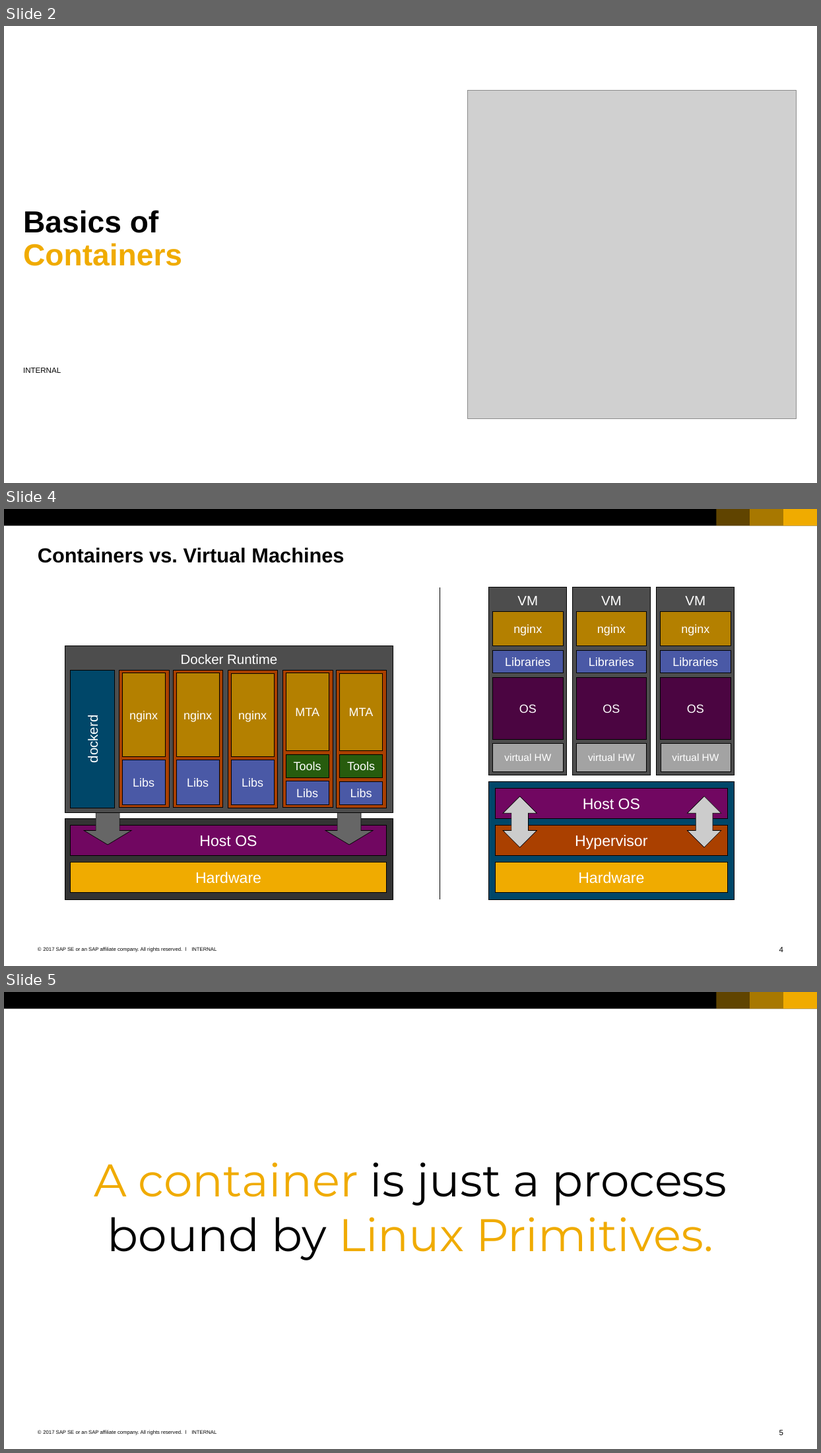
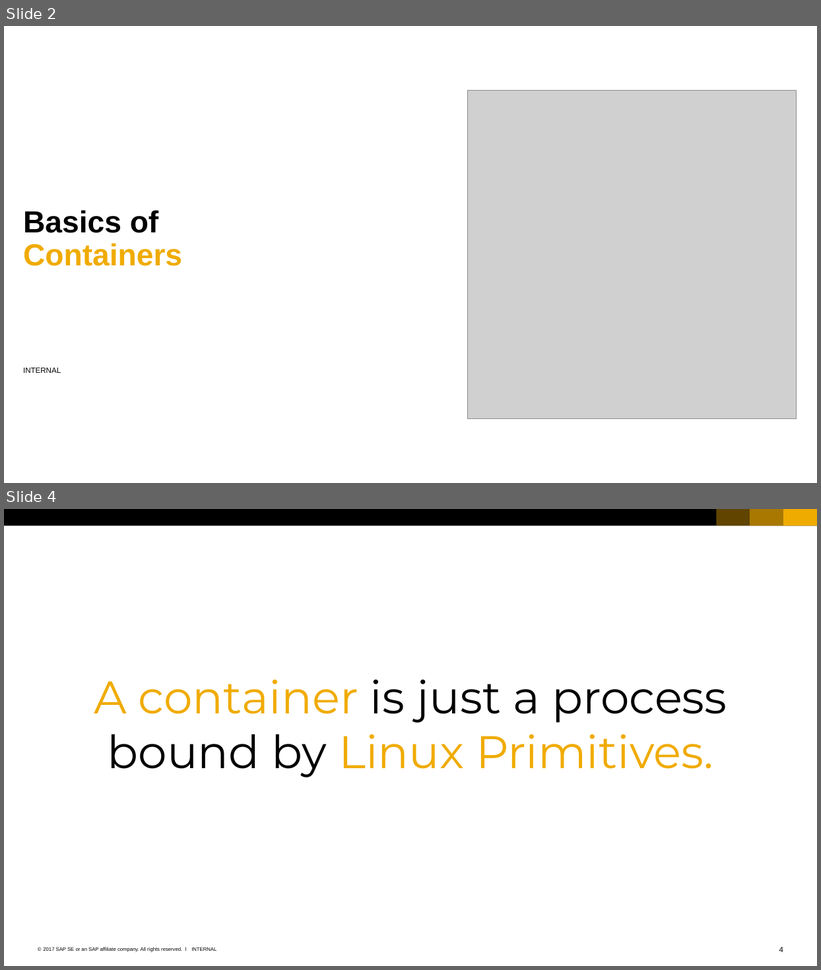
Before and after one commit to cuijiyao01/docker-k8s-training, a slide deck: docker/01_Basics_of_containers.pptx. Shown one above the other, each under a label of ours: slides 2, 4 and 5 before the commit, slides 2 and 4 after it; the slides between them are not shown. The pictures are 821x1453 and 821x970 pixels, drawn with LibreOffice and Linux fonts; fonts in the diff are those of the drawing; grey boxes stand for pictures; background and template pictures are left out. Boxes give left, top, right and bottom in pixels: in the first picture for what was removed or moved away, otherwise in the second. Text is boxed around its words. In the diff, an @@ line names an element or a change of style, - is before the commit and + after.

Commit message:
First set of Docker refactoring.

```diff
--- a/docker/01_Basics_of_containers.pptx
+++ b/docker/01_Basics_of_containers.pptx
@@ slide 4 removed at [4,509,817,966], background #FFFFFF; not listed: 7 template elements that a slide beside it also shows @@
@@ title removed at [38,547,344,563] @@
-Containers vs. Virtual Machines
@@ line removed from (440, 587) to (440, 900) @@
@@ rectangle removed at [488,587,566,775] @@
-VM
@@ rectangle removed at [493,611,563,646] @@
-nginx
@@ rectangle removed at [65,646,393,813] @@
-Docker Runtime
@@ rectangle removed at [493,650,563,673] @@
-Libraries
@@ rectangle removed at [71,671,114,808] @@
-dockerd
@@ rectangle removed at [119,671,168,808] @@
@@ rectangle removed at [122,673,165,757] @@
-nginx
@@ rectangle removed at [173,671,223,808] @@
@@ rectangle removed at [176,673,219,757] @@
-nginx
@@ rectangle removed at [228,671,278,808] @@
@@ rectangle removed at [231,673,274,757] @@
-nginx
@@ rectangle removed at [493,677,563,739] @@
-OS
@@ rectangle removed at [493,744,563,772] @@
-virtual HW
@@ group removed at [572,587,650,775]: 5 rectangles @@
-VM
-OS
-Libraries
-nginx
-virtual HW
@@ group removed at [656,587,734,775]: 5 rectangles @@
-VM
-OS
-Libraries
-nginx
-virtual HW
@@ rectangle removed at [122,760,165,805] @@
-Libs
@@ rectangle removed at [176,760,219,805] @@
-Libs
@@ rectangle removed at [231,760,274,805] @@
-Libs
@@ group removed at [283,671,333,808]: 4 rectangles @@
-Libs
-MTA
-Tools
@@ group removed at [336,671,386,808]: 4 rectangles @@
-Libs
-MTA
-Tools
@@ rectangle removed at [488,782,734,900] @@
@@ rectangle removed at [495,788,727,819] @@
-Host OS
@@ up down arrow removed at [502,796,537,848] @@
@@ up down arrow removed at [687,796,721,848] @@
@@ group removed at [65,808,393,900]: 2 rectangles, 2 down arrows @@
-Host OS
@@ rectangle removed at [495,825,727,855] @@
-Hypervisor
@@ rectangle removed at [71,862,387,892] @@
-Hardware
@@ rectangle removed at [495,862,727,892] @@
-Hardware
@@ what was slide 5 is now slide 4 @@
@@ page number at [780,947,783,953]: text changed @@
-5
+4
```
Also in this commit, not shown: 1 slide changed, 12 slides added, 10 other files.
